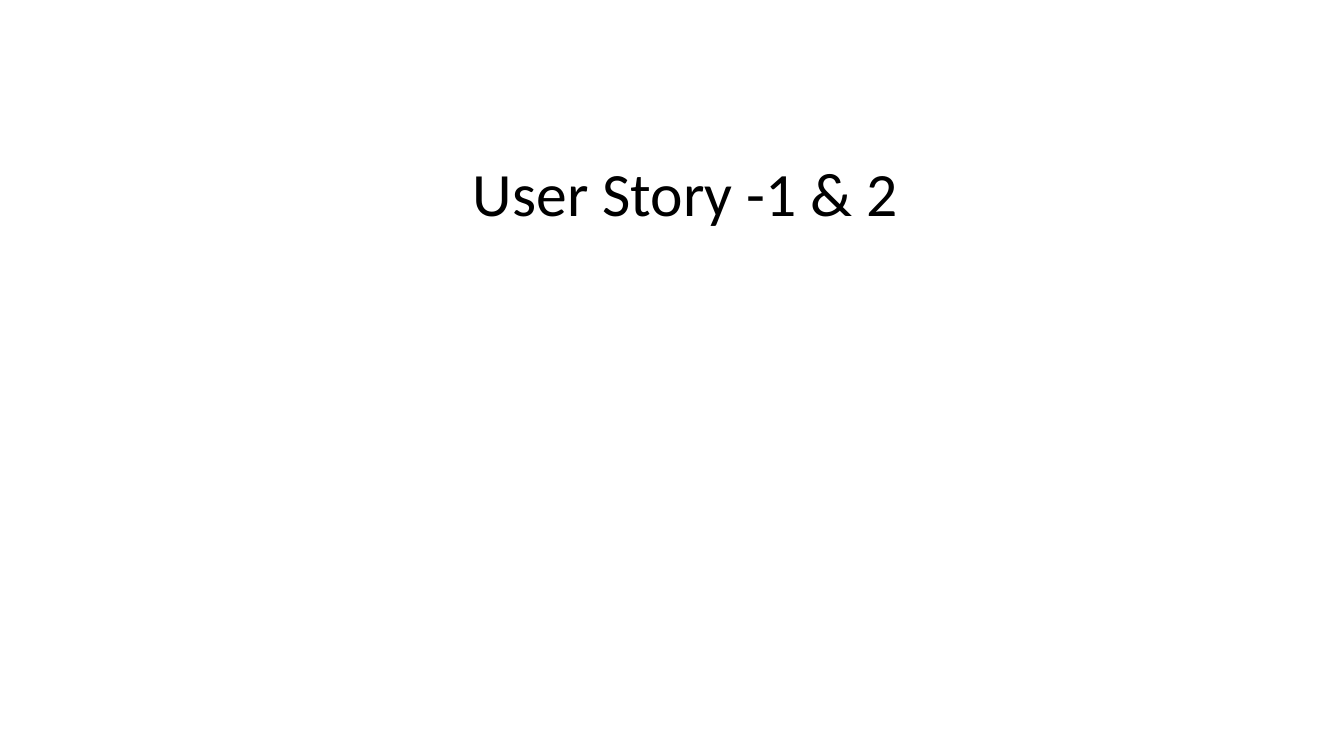
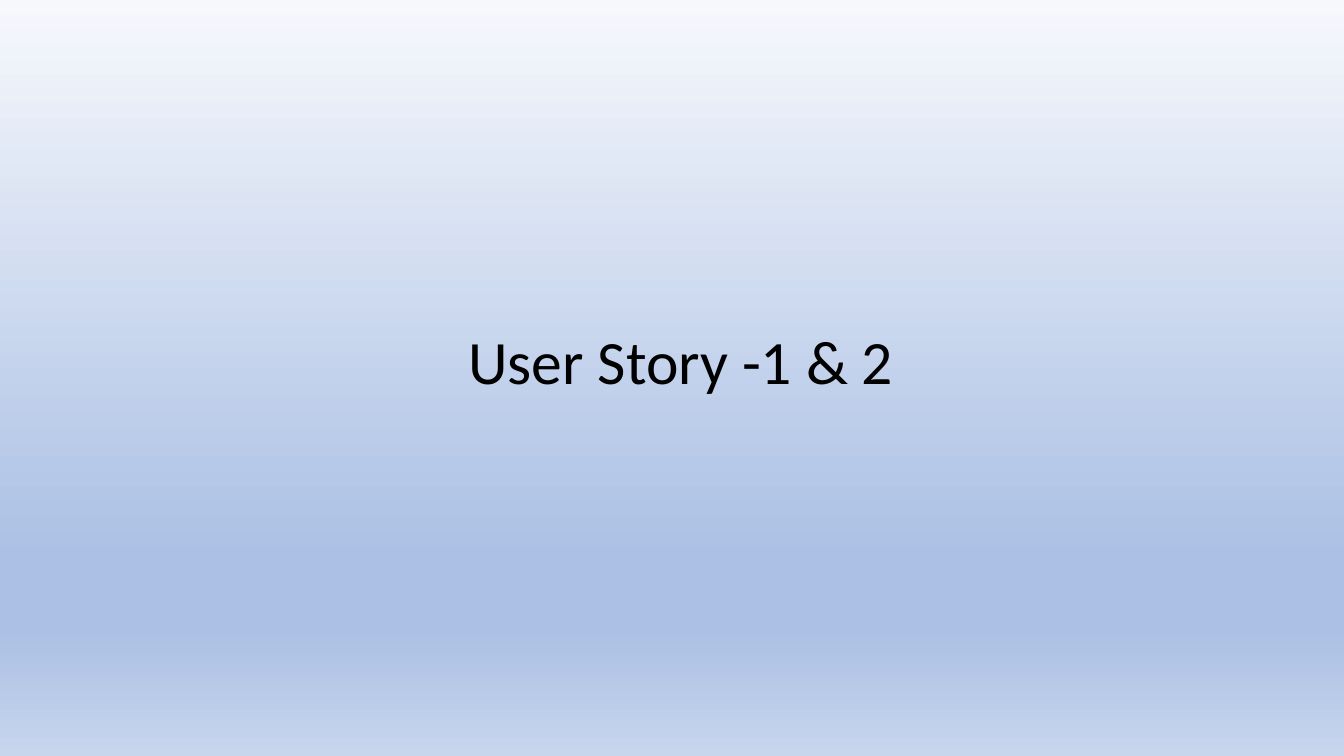
Before and after one commit to revati1628/Tailoring-store, a slide deck: slide 2 of Online Tailoring Store.pptx (slide 1 before the commit). Drawn at 1344x756 pixels with LibreOffice and Linux fonts; fonts in the diff are those of the drawing. Boxes give left, top, right and bottom in pixels: in the first picture for what was removed or moved away, otherwise in the second. Text is boxed around its words. In the diff, an @@ line names an element or a change of style, - is before the commit and + after.

```diff
--- a/Online Tailoring Store.pptx
+++ b/Online Tailoring Store.pptx
@@ background #FFFFFF to gradient #F6F8FC to #ABC0E4 to #C7D5ED @@
@@ text "User Story -1 & 2": place and size @@
-text "User Story -1 & 2" at (473, 176, 898, 226)
+text "User Story -1 & 2" at (468, 344, 893, 394)
```
Also in this commit, not shown: 26 other slides changed, 12 slides added, 2 slides removed.
